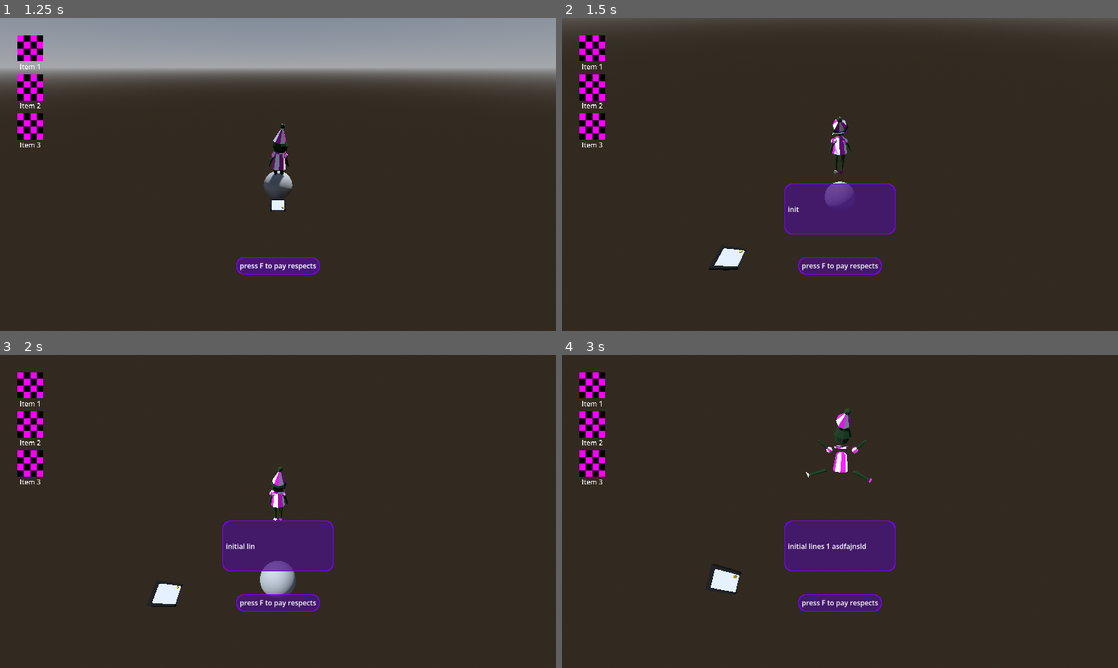
Above: before the commit, frames 1-4 (two rows, left to right).
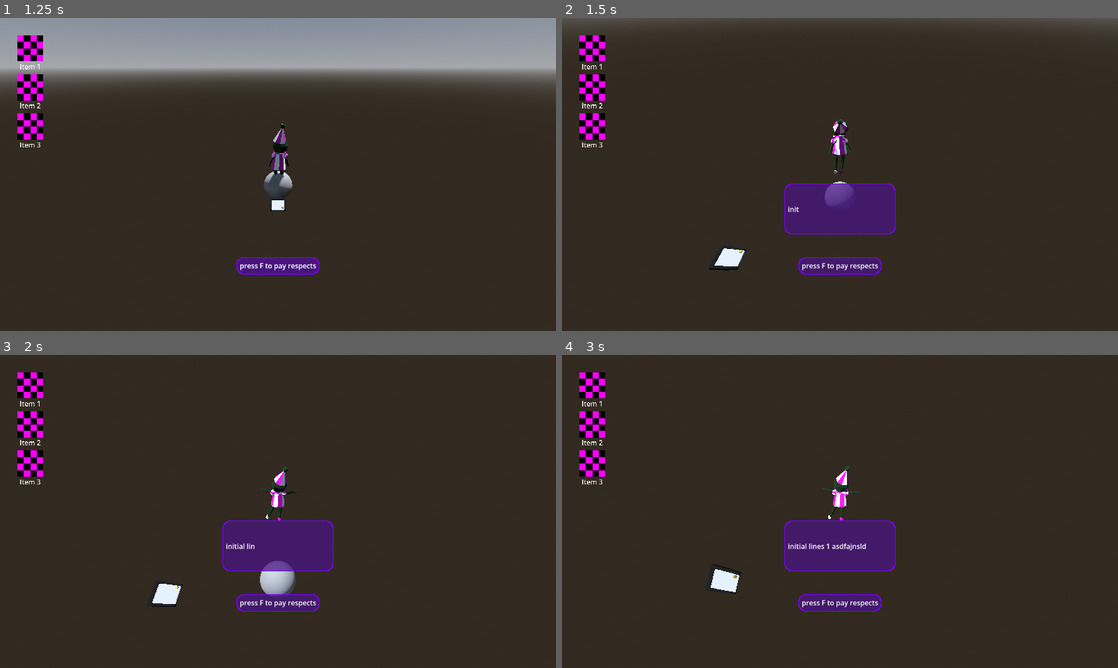
Above: after the commit, the same moments.

Repository: boner-cmd/effective-octo-pancake
Game: Godot game, scene res://Scenes/TitleScreen.tscn
The game is run twice, just before and just after one commit, with the same random seed, the same clock (stepped at 60 frames per second) and the same inputs. The engine's default icon, where the game draws it, is replaced by a stand-in: a white triangle on a blue panel in a dark square. Sound files missing from this copy of the repository are replaced by a short silence.
Inputs (mouse positions are in pixels of both pictures, inside the frame that each line leads up to):
- Up to frame 1 (1.25 s): click (61, 149) at 0.5 s
- Up to frame 2 (1.5 s): tap F (interact) at 1.25 s; move the mouse to (867, 174) at 1.27 s; hold W (up) from 1.28 s (still down); hold Space (advance_dialogue) from 1.28 s (still down)
- Up to frame 3 (2 s): keep holding W (up); keep holding Space (advance_dialogue); tap Enter (ui_accept) at 1.52 s
- Up to frame 4 (3 s): keep holding W (up); tap F (interact) at 2, 2.1, 2.75 s; move the mouse to (812, 511) at 2.02 s; release Space (advance_dialogue) at 2.03 s; tap Enter (ui_accept) at 2.27 s; move the mouse to (851, 505) at 2.77 s; press the mouse at (851, 505) at 2.78 s

Frame 1 is identical in both runs. In frame 2, less than 0.1% of the frame differs, in the area x 48-52%, y 31-40%; in frame 3, 0.2%; in frame 4, 0.8%, in the area x 43-56%, y 17-53%.

Commit message:
door bussshit

Diff:
--- a/Character Scenes/DoorAnimHandler.gd
+++ b/Character Scenes/DoorAnimHandler.gd
@@ -32,6 +32,7 @@
 			anim_tree.set("parameters/Reset_DoorExit/seek_request", 0.0)
 			anim_tree.set("parameters/DoorExit/blend_amount", 1.0)
 			await anim_tree.animation_finished
+			exit_anim_finished.emit()
 			_set_door_anim(AnimStates.STASIS)
 
 func _ready() -> void:
--- a/Character Scenes/Door_Boiler.tscn
+++ b/Character Scenes/Door_Boiler.tscn
@@ -5,7 +5,7 @@
 
 [sub_resource type="CylinderShape3D" id="CylinderShape3D_ua6hq"]
 height = 4.0
-radius = 5.0
+radius = 4.0
 
 [node name="Door" type="Node3D" unique_id=683049571]
 
